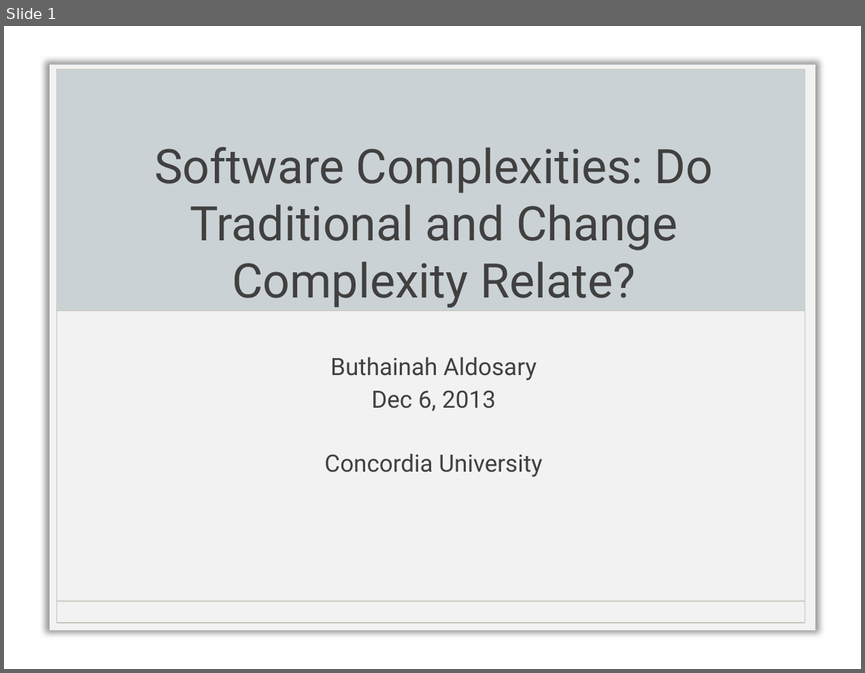
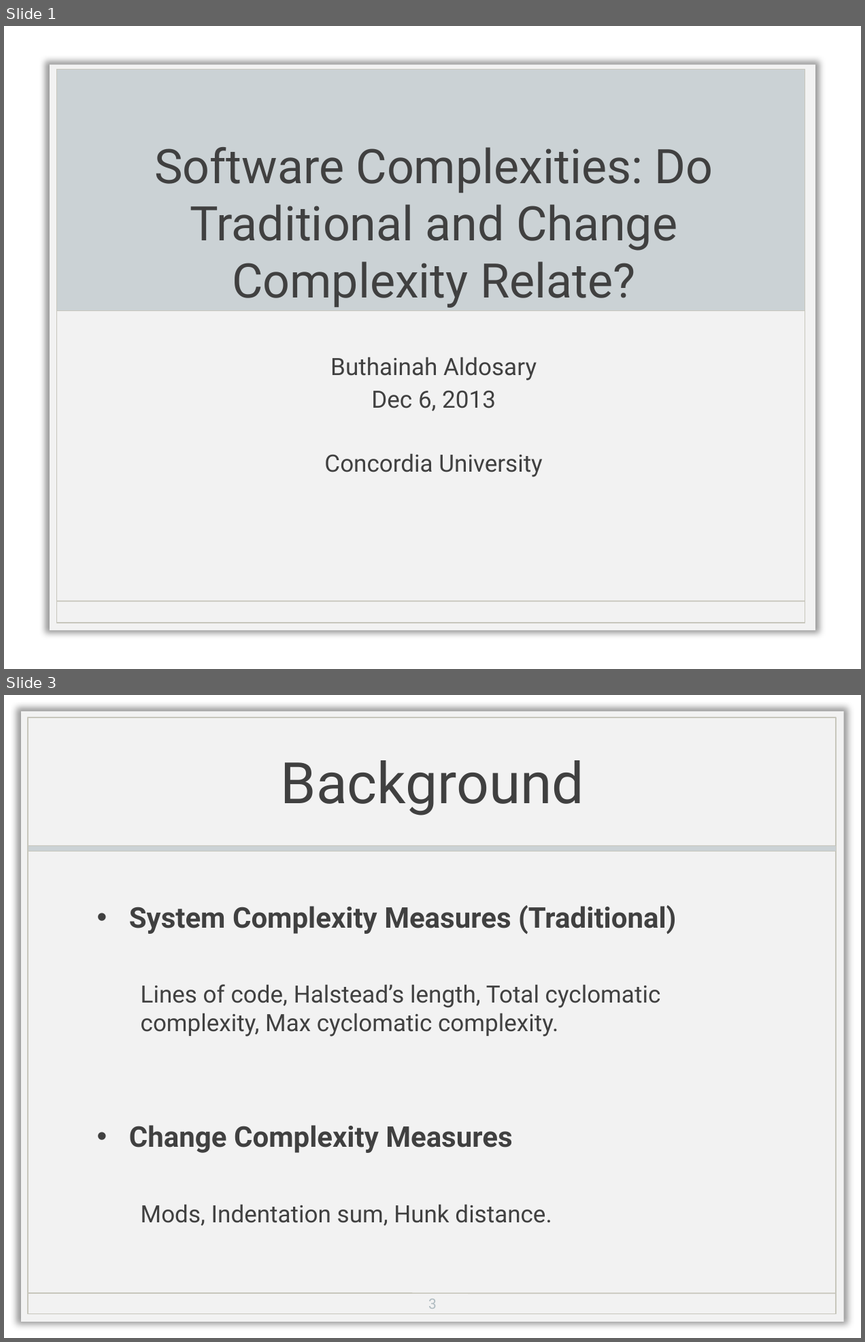
Before and after one commit to Sidharath/change_complexity, a slide deck: Complexity_Buthainah.pptx. Shown one above the other, each under a label of ours: slide 1 before the commit, slides 1 and 3 after it; the slides between them are not shown. The pictures are 865x673 and 865x1342 pixels, drawn with LibreOffice and Linux fonts; fonts in the diff are those of the drawing; background and template pictures are left out. Boxes give left, top, right and bottom in pixels: in the first picture for what was removed or moved away, otherwise in the second. Text is boxed around its words. In the diff, an @@ line names an element or a change of style, - is before the commit and + after.

```diff
--- a/Complexity_Buthainah.pptx
+++ b/Complexity_Buthainah.pptx
@@ slide 3 added at bbox=[4, 695, 861, 1338], background picture (left out) @@
@@ title added at bbox=[281, 760, 584, 815], 48 pt, text #404040 @@
+Background
@@ group added at bbox=[21, 711, 844, 1321]: 3 rectangles, 1 line @@
@@ text added at bbox=[129, 905, 676, 1225], 20 pt, text #404040 @@
+• System Complexity Measures (Traditional)
+    Lines of code, Halstead’s length, Total cyclomatic complexity, Max cyclomatic complexity.
+• Change Complexity Measures
+    Mods, Indentation sum, Hunk distance.
@@ page number added at bbox=[428, 1298, 436, 1308], 12 pt, text #B0BCC1 @@
+3
```
Also in this commit, not shown: 1 slide changed, 12 other slides added, 5 slides removed, 1 other file.
